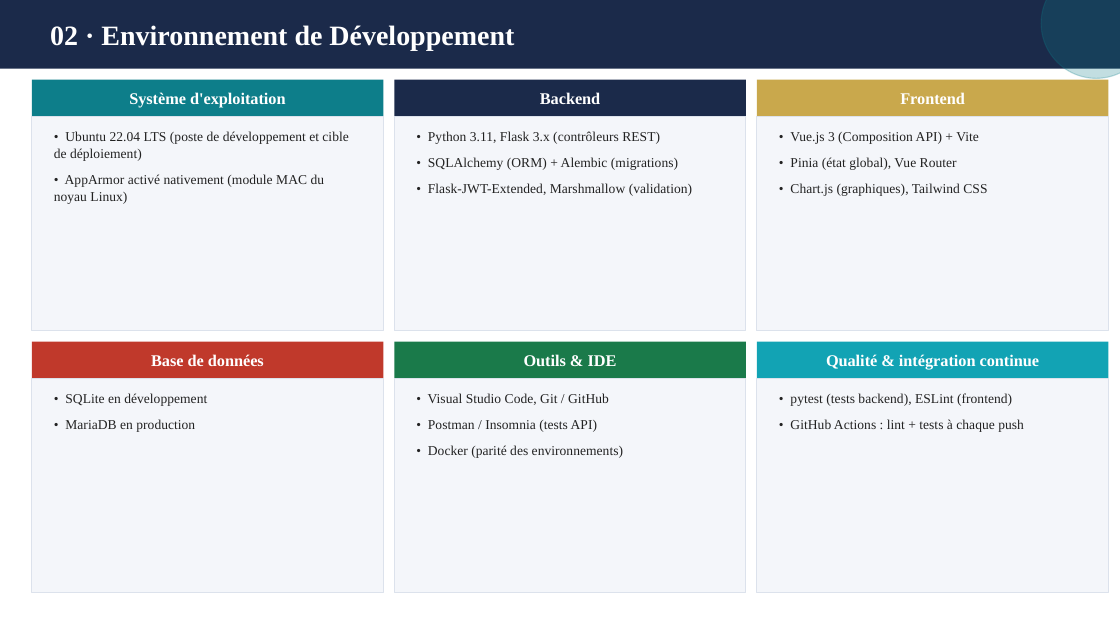
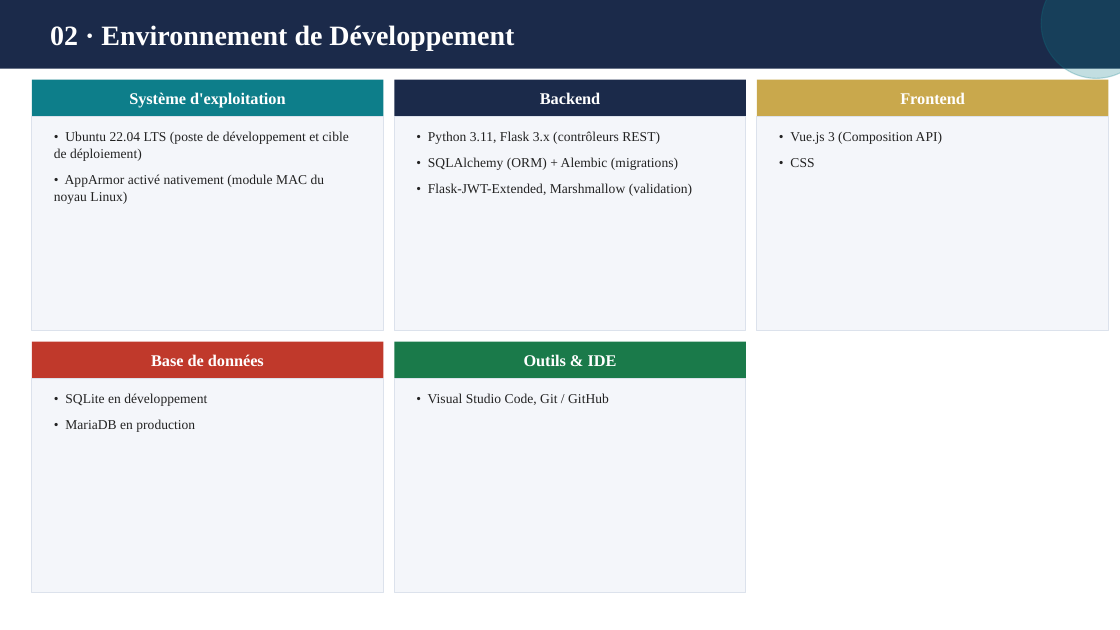
Before and after one commit to OpenSecureFoundation/Web-AppArmor-Manager, a slide deck: slide 4 of Dossier_de_Realisation_AppArmor.pptx. Drawn at 1120x630 pixels with LibreOffice and Linux fonts; fonts in the diff are those of the drawing. Boxes give left, top, right and bottom in pixels: in the first picture for what was removed or moved away, otherwise in the second. Text is boxed around its words. In the diff, an @@ line names an element or a change of style, - is before the commit and + after.

```diff
--- a/Dossier_de_Realisation_AppArmor.pptx
+++ b/Dossier_de_Realisation_AppArmor.pptx
@@ text at (790,132,942,167): text changed @@
-• Vue.js 3 (Composition API) + Vite
-• Pinia (état global), Vue Router
-• Chart.js (graphiques), Tailwind CSS
+• Vue.js 3 (Composition API)
+• CSS
@@ rectangle removed at (757,342,1109,379) @@
@@ text removed at (826,354,1039,370) @@
-Qualité & intégration continue
@@ rectangle removed at (757,379,1109,592) @@
@@ text removed at (790,393,1024,432) @@
-• pytest (tests backend), ESLint (frontend)
-• GitHub Actions : lint + tests à chaque push
@@ text at (428,420,623,458): paragraphs removed @@
-• Postman / Insomnia (tests API)
-• Docker (parité des environnements)
```
Also in this commit, not shown: 4 other slides changed, 1 slide added, 5 slides removed.
